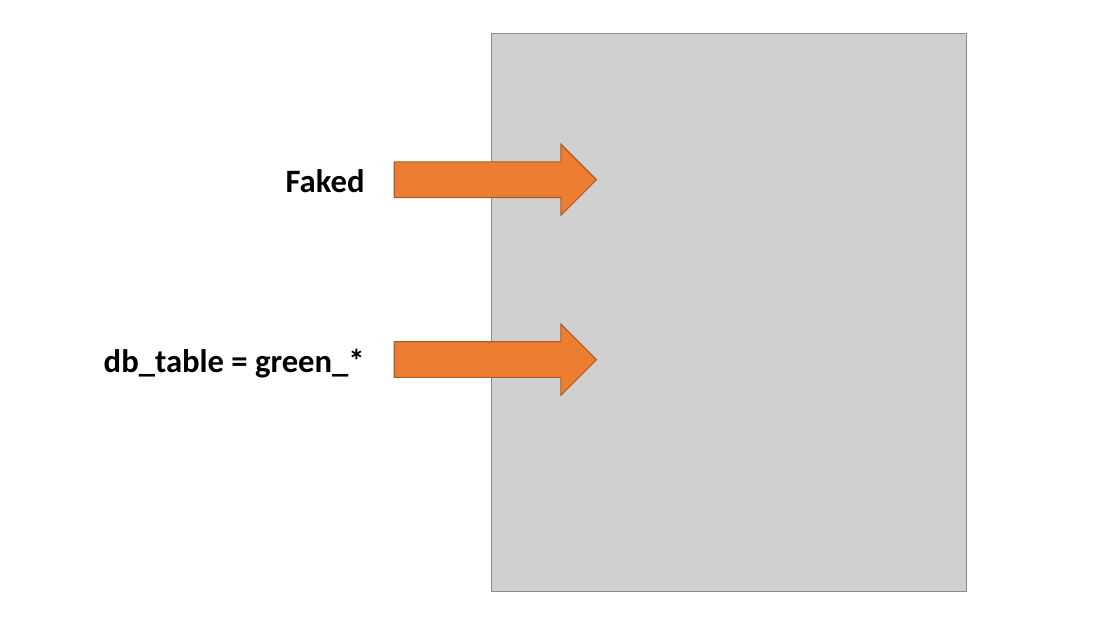
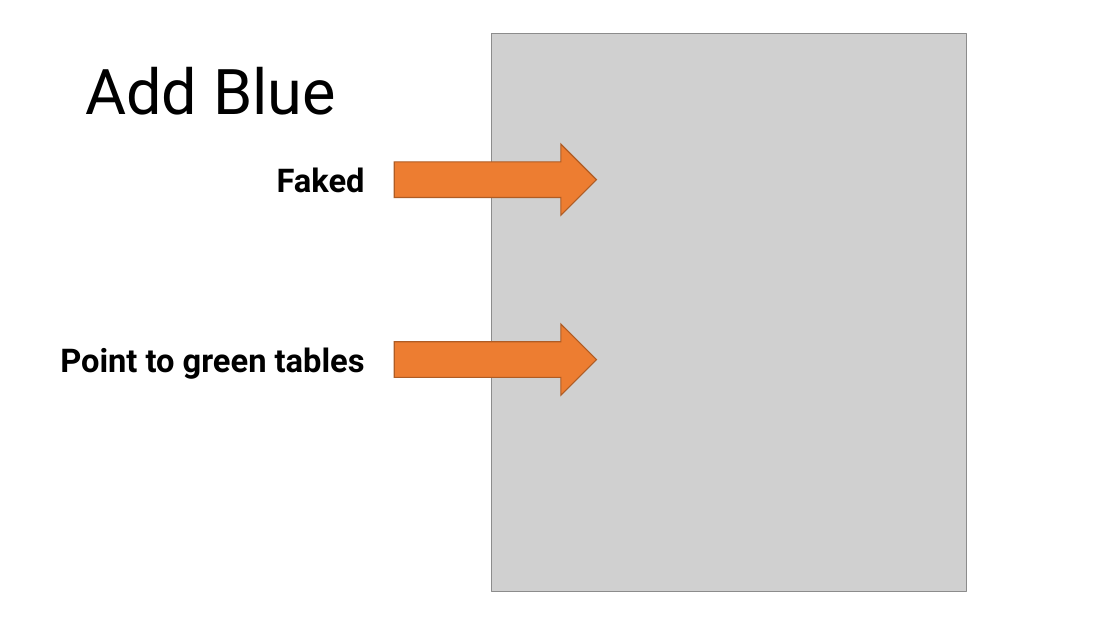
Before and after one commit to yotammanor/bluegreenbooks, a slide deck: slide 34 of PyWebIL - App Based Blue Green Migrations With Django.pptx (slide 33 before the commit). Drawn at 1120x630 pixels with LibreOffice and Linux fonts; fonts in the diff are those of the drawing; grey boxes stand for pictures. Boxes give left, top, right and bottom in pixels: in the first picture for what was removed or moved away, otherwise in the second. Text is boxed around its words. In the diff, an @@ line names an element or a change of style, - is before the commit and + after.

```diff
--- a/PyWebIL - App Based Blue Green Migrations With Django.pptx
+++ b/PyWebIL - App Based Blue Green Migrations With Django.pptx
@@ title added at box(85, 66, 336, 115), 54 pt, text #000000 @@
+Add Blue
@@ text "Faked" at box(277, 167, 365, 193): font Calibri to Roboto @@
@@ text at box(60, 347, 365, 379): text changed; font Calibri to Roboto @@
-db_table = green_*
+Point to green tables
```
Also in this commit, not shown: 29 other slides changed, 5 slides added, 3 slides removed.
